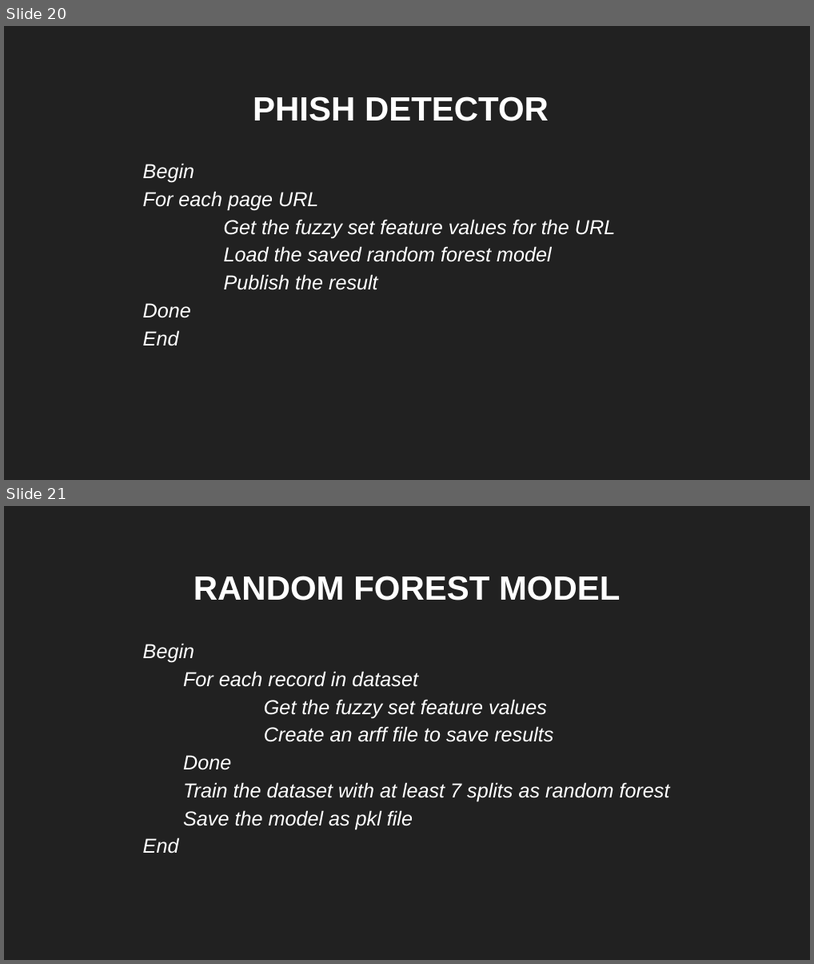
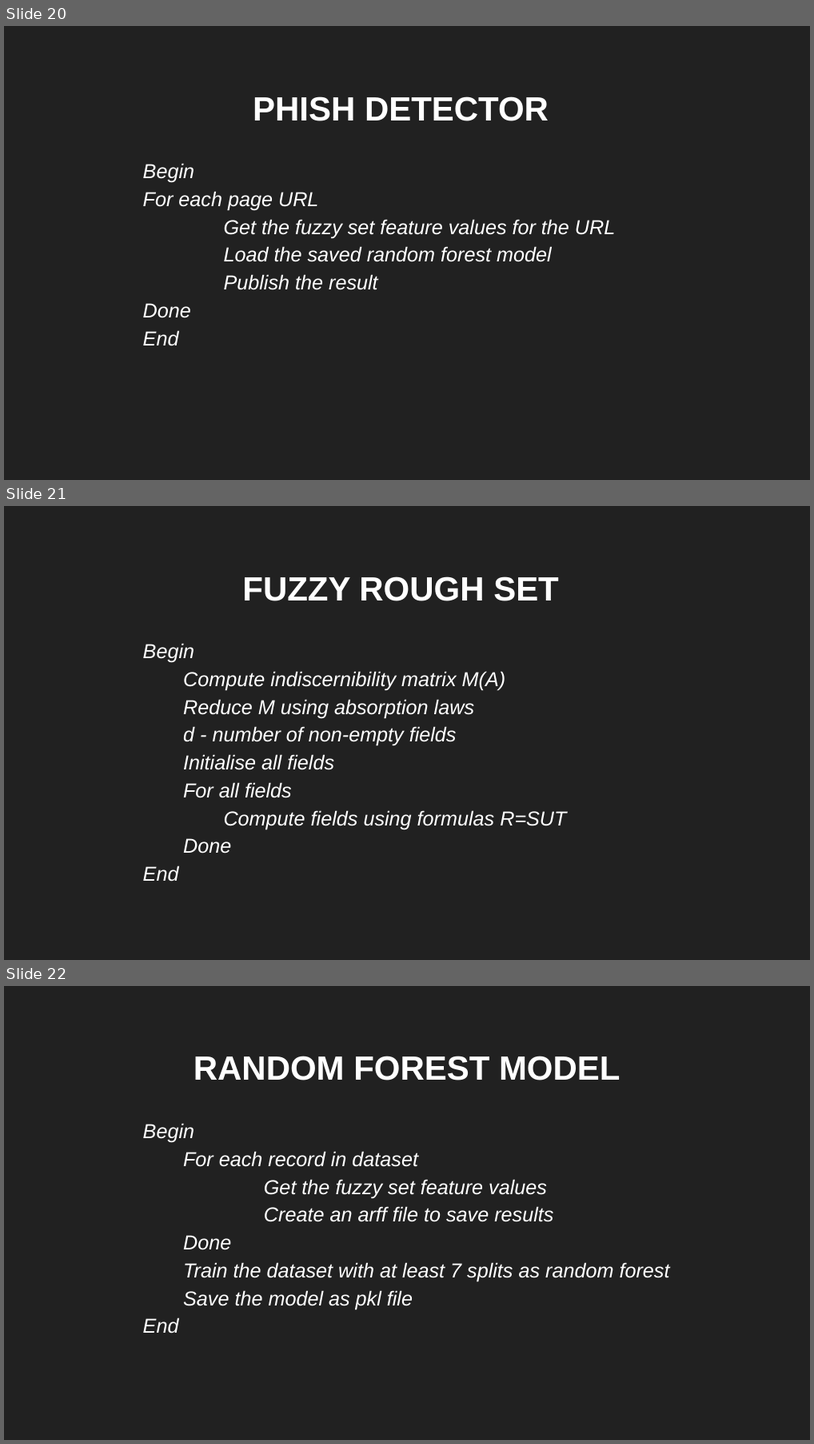
Before and after one commit to sbenstewart/cantina-plus, a slide deck: mail these/first/FYP First.pptx. Shown one above the other, each under a label of ours: slides 20 and 21 before the commit, slides 20, 21 and 22 after it. The pictures are 814x964 and 814x1444 pixels, drawn with LibreOffice and Linux fonts; fonts in the diff are those of the drawing. Boxes give left, top, right and bottom in pixels: in the first picture for what was removed or moved away, otherwise in the second. Text is boxed around its words. In the diff, an @@ line names an element or a change of style, - is before the commit and + after.

```diff
--- a/mail these/first/FYP First.pptx
+++ b/mail these/first/FYP First.pptx
@@ slide 21 added at [4,506,810,960], background #212121 @@
@@ title added at [242,576,559,601], 30 pt, text #FFFFFF, bold @@
+FUZZY ROUGH SET
@@ subtitle added at [143,643,566,881], 18 pt, text #FFFFFF, italic @@
+Begin
+Compute indiscernibility matrix M(A)
+Reduce M using absorption laws
+d - number of non-empty fields
+Initialise all fields
+For all fields
+Compute fields using formulas R=SUT
+Done
+End
@@ what was slide 21 is now slide 22 @@
```
Also in this commit, not shown: 2 slides changed, 1 other slide added, 11 other files.
